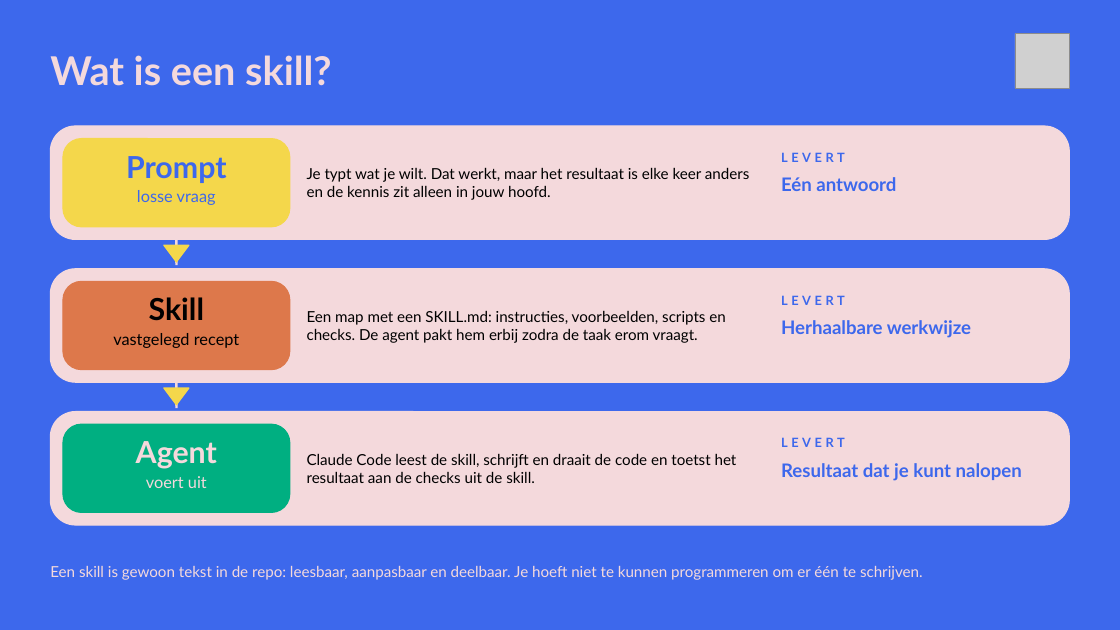
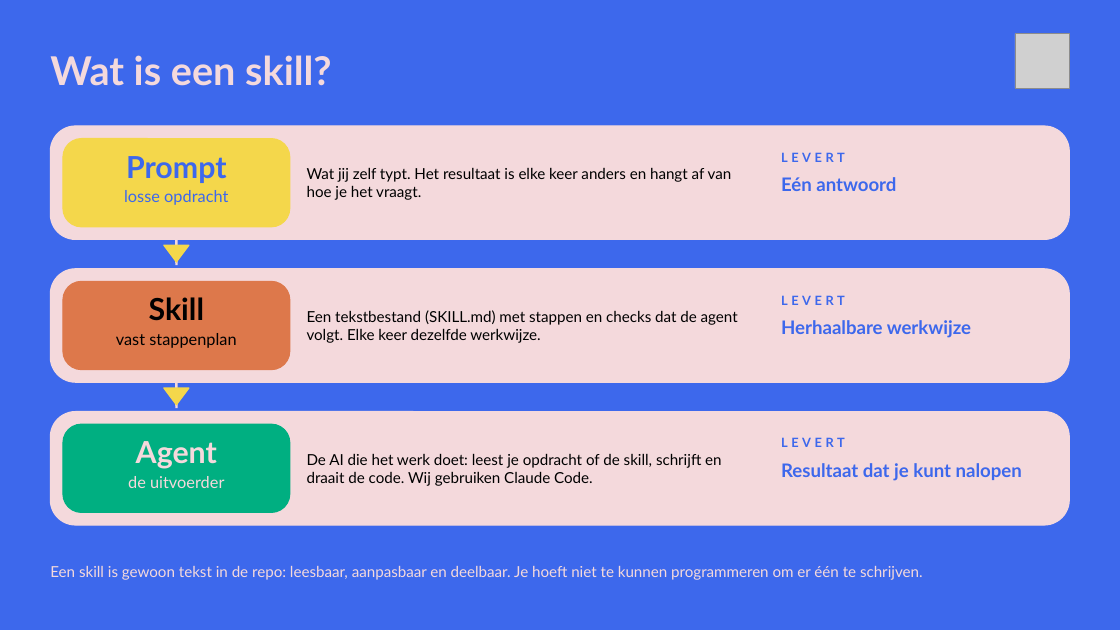
Before and after one commit to cedanl/clidev-presentaties, a slide deck: slide 7 of workshop-rad/exports/workshop-voorstel-RAD_120min.pptx. Drawn at 1120x630 pixels with LibreOffice and Linux fonts; fonts in the diff are those of the drawing; grey boxes stand for pictures. Boxes give left, top, right and bottom in pixels: in the first picture for what was removed or moved away, otherwise in the second. Text is boxed around its words. In the diff, an @@ line names an element or a change of style, - is before the commit and + after.

```diff
--- a/workshop-rad/exports/workshop-voorstel-RAD_120min.pptx
+++ b/workshop-rad/exports/workshop-voorstel-RAD_120min.pptx
@@ text at (307, 167, 732, 200): text changed @@
-Je typt wat je wilt. Dat werkt, maar het resultaat is elke keer anders en de kennis zit alleen in jouw hoofd.
+Wat jij zelf typt. Het resultaat is elke keer anders en hangt af van hoe je het vraagt.
@@ text at (124, 190, 228, 205): text changed @@
-losse vraag
+losse opdracht
@@ text at (307, 310, 738, 343): text changed @@
-Een map met een SKILL.md: instructies, voorbeelden, scripts en checks. De agent pakt hem erbij zodra de taak erom vraagt.
+Een tekstbestand (SKILL.md) met stappen en checks dat de agent volgt. Elke keer dezelfde werkwijze.
@@ text at (116, 333, 236, 348): text changed @@
-vastgelegd recept
+vast stappenplan
@@ text at (128, 476, 224, 488): text changed @@
-voert uit
+de uitvoerder
@@ text at (307, 453, 721, 486): text changed @@
-Claude Code leest de skill, schrijft en draait de code en toetst het resultaat aan de checks uit de skill.
+De AI die het werk doet: leest je opdracht of de skill, schrijft en draait de code. Wij gebruiken Claude Code.
```
Also in this commit, not shown: 9 other slides changed, 7 other files.
